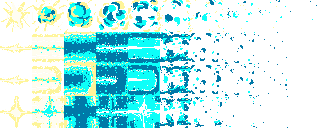
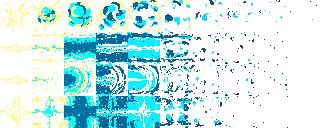
Before/after of a 320px x 128px layered artwork. What changed in the layer stack:
added layer "Layer 1 copy" above "Layer 1" over [64,0,317,128]
painted on "Layer 1" over [1,32,254,128]
